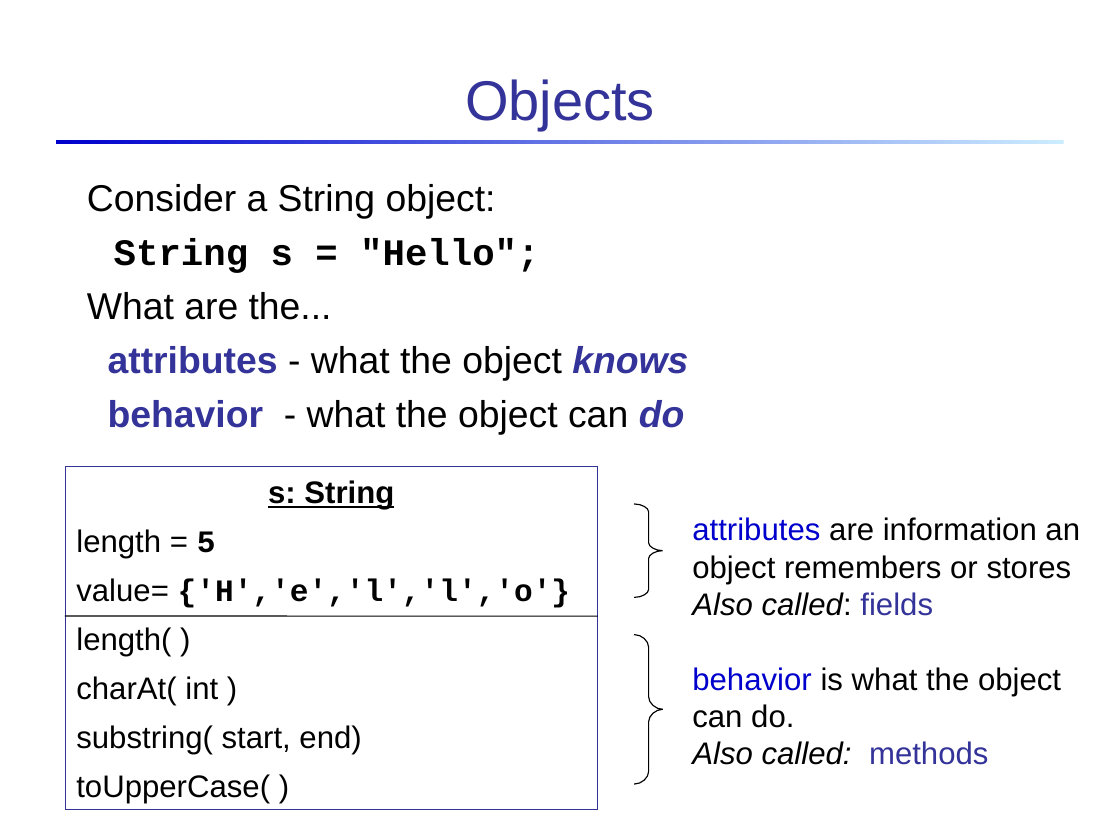
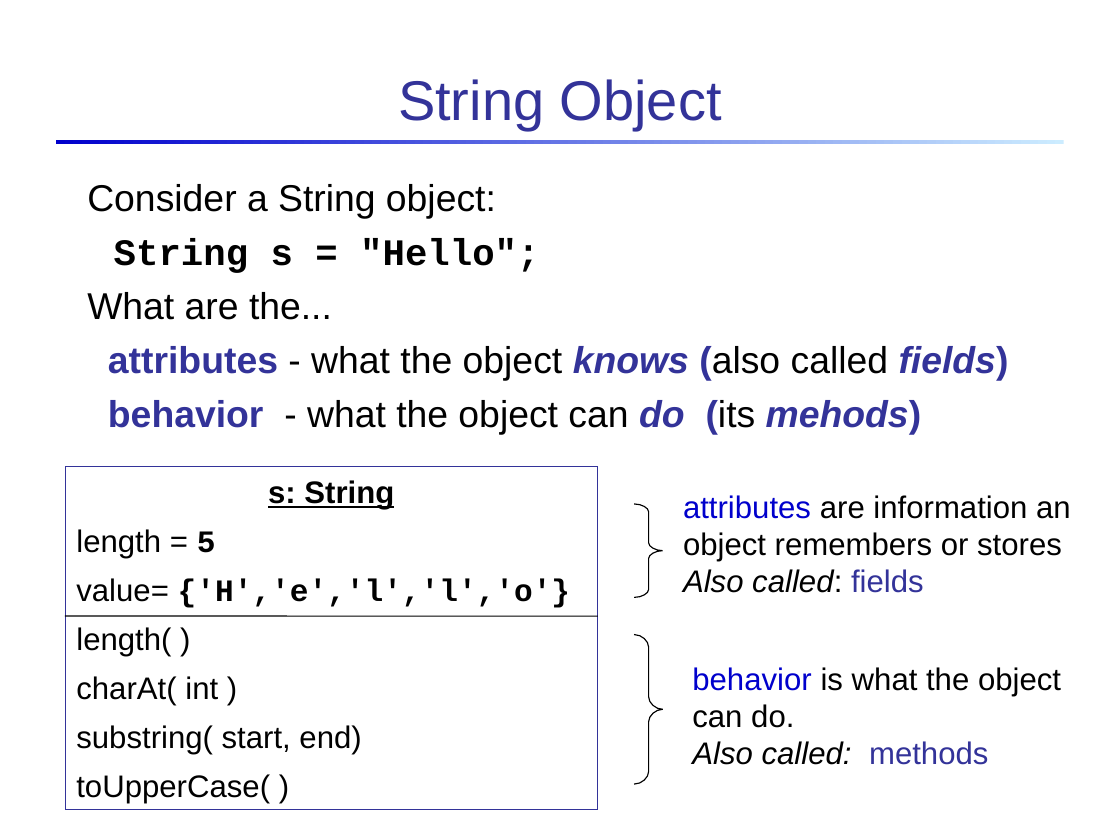
Before and after one commit to skeoop/skeoop.github.io, a slide deck: slide 6 of week1/3a-Introduction-to-Objects.ppt. Drawn at 1120x840 pixels with LibreOffice and Linux fonts; fonts in the diff are those of the drawing. Boxes give left, top, right and bottom in pixels: in the first picture for what was removed or moved away, otherwise in the second. Text is boxed around its words. In the diff, an @@ line names an element or a change of style, - is before the commit and + after.

```diff
--- a/week1/3a-Introduction-to-Objects.ppt
+++ b/week1/3a-Introduction-to-Objects.ppt
@@ title at (x1=398, y1=79, x2=722, y2=130): text changed @@
-Objects
+String Object
@@ text at (x1=108, y1=346, x2=1009, y2=435): text changed @@
-attributes - what the object knows
-behavior - what the object can do
+attributes - what the object knows (also called fields)
+behavior - what the object can do (its mehods)
@@ text "attributes are information an object ..." moved from (x1=692, y1=517, x2=1080, y2=616) to (x1=683, y1=495, x2=1071, y2=593) @@
```
Also in this commit, not shown: 9 other slides changed, 4 slides added, 2 slides removed, 8 other files.
